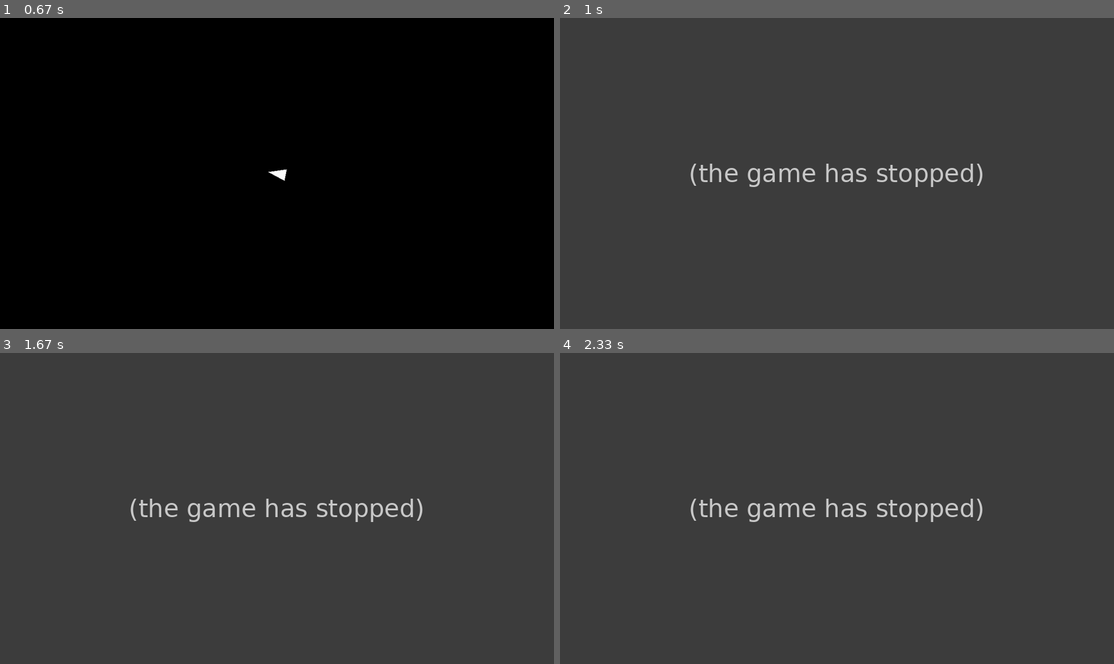
Above: before the commit, frames 1-4 (two rows, left to right).
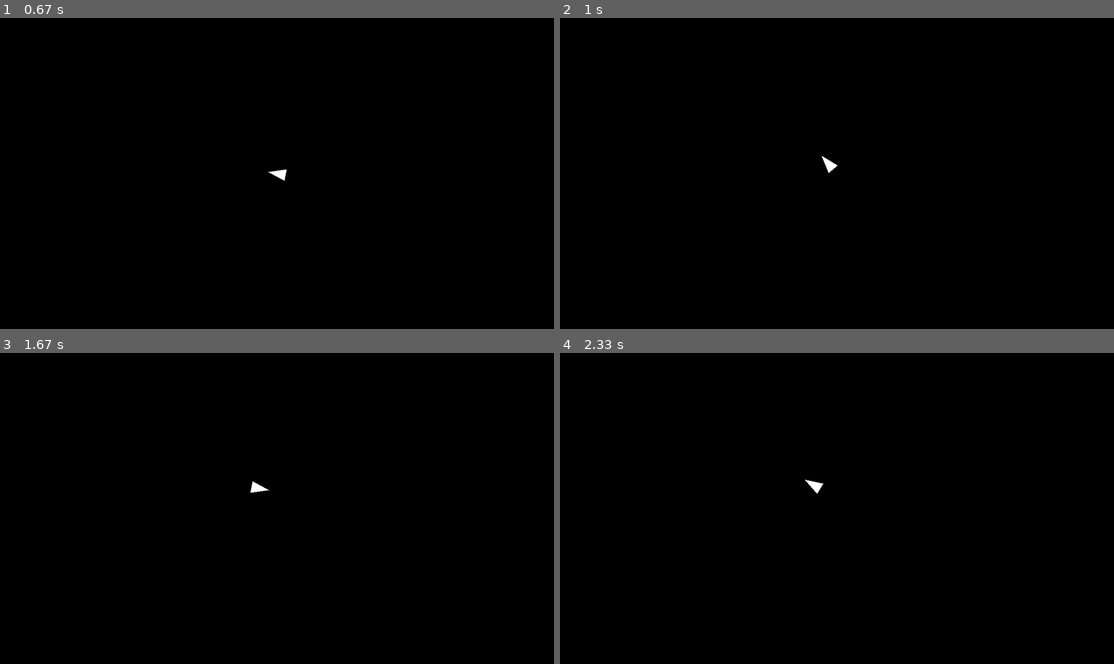
Above: after the commit, the same moments.

Repository: love2ride/pygame_asteroids
Game: pygame game, started from main.py
The game is run twice, just before and just after one commit, with the same random seed, the same clock (stepped at 60 frames per second) and the same inputs.
Inputs:
- Up to frame 1 (0.67 s): hold D from 0.33 s (still down)
- Up to frame 2 (1 s): release D at 0.8 s; hold W from 0.83 s (still down)
- Up to frame 3 (1.67 s): release W at 1.13 s; hold D 1.17-1.63 s
- Up to frame 4 (2.33 s): hold A 1.67-2.2 s; hold S from 2.23 s (still down)

Frame 1 is identical in both runs. In frame 2, 100% of the frame differs, in the area x 0-100%, y 0-100%; in frame 3, 100%; in frame 4, 100%.
Error before the commit: NameError: name 'PLAYER_SPEED' is not defined (player.py line 38); the game stopped at 0.83 s (later frames are placeholders)

Commit message:
player moving

Diff:
--- a/player.py
+++ b/player.py
@@ -1,5 +1,5 @@
 from circleshape import CircleShape
-from constants import PLAYER_TURN_SPEED
+from constants import PLAYER_TURN_SPEED, PLAYER_SPEED
 import pygame
 
 
